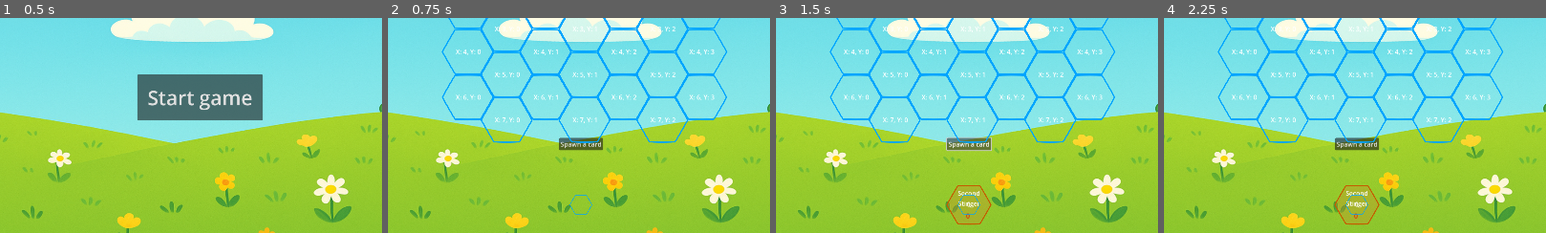
Above: before the commit, frames 1-4 (left to right).
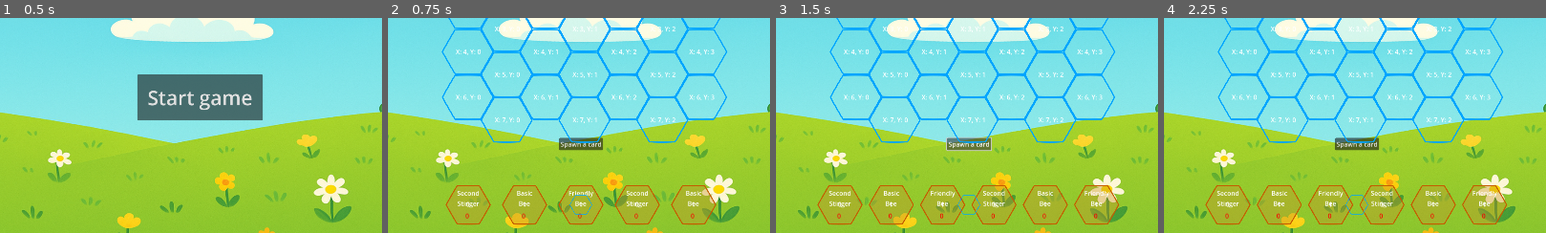
Above: after the commit, the same moments.

Repository: tysia2512/buzzco
Game: Godot game, scene res://scenes/main.tscn
Same seed, same stepped clock (60 frames per second), same inputs: the game is played once before the commit and once after it.
Inputs:
- Up to frame 1 (0.5 s): no input
- Up to frame 2 (0.75 s): click "Start game" at 0.5 s
- Up to frame 3 (1.5 s): click "Spawn a card" at 1.25 s
- Up to frame 4 (2.25 s): click "Launch the assault!" at 2 s
The pictures show only the part of the screen within x 25-75%, y 32-82%; the shares and areas given below are measured in that part.

Frame 1 is identical in both runs. In frame 2, 2.5% of the frame differs, in the area x 15-86%, y 77-97%; in frame 3, 3.6%, in the area x 10-90%, y 77-97%; in frame 4, 3.6%.

Commit message:
Draw cards automatically

Diff:
--- a/scenes/level_play.tscn
+++ b/scenes/level_play.tscn
@@ -115,6 +115,7 @@
 
 [connection signal="launch_assault" from="LaunchAttackButton" to="." method="_on_launch_attack_button_launch_assault"]
 [connection signal="pressed" from="LaunchAttackButton" to="PointCounter" method="_on_launch_attack_button_pressed"]
+[connection signal="card_placed" from="CardMovementManager" to="." method="_on_card_movement_manager_card_placed"]
 [connection signal="perform_player_action" from="CardMovementManager" to="." method="_on_card_movement_manager_perform_player_action"]
 [connection signal="deal_damage_to_player" from="EnemyManager" to="." method="_on_enemy_manager_deal_damage_to_player"]
 [connection signal="enemy_turn_finished" from="EnemyManager" to="." method="_on_enemy_manager_enemy_turn_finished"]
--- a/scripts/card_movement_manager.gd
+++ b/scripts/card_movement_manager.gd
@@ -1,6 +1,7 @@
 class_name CardMovementManager extends Node2D
 
 signal perform_player_action
+signal card_placed
 
 @onready var grid: Grid = $Grid
 @onready var deck_n_hand: DeckNHand = $DeckNHand
@@ -55,6 +56,7 @@
 	dragged_card = null
 	offset = Vector2.ZERO
 	perform_player_action.emit()
+	card_placed.emit()
 
 func drop_card():
 	deck_n_hand.add_card(dragged_card)
--- a/scripts/deck.gd
+++ b/scripts/deck.gd
@@ -25,7 +25,14 @@
 	_deck.shuffle()
 
 func _on_spawn_card_button_pressed() -> void:
+	_deal_card()
+
+func _deal_card():
 	if _deck.size() > 0:
 		var card_scene = _deck.pop_back()
 
 		card_spawn_point.spawn_card(card_scene)
+
+func deal_cards(cnt: int):
+	for i in range(cnt):
+		_deal_card()
--- a/scripts/global/game_state.gd
+++ b/scripts/global/game_state.gd
@@ -20,6 +20,7 @@
 const POLLEN_RECOVERED_ON_ASSAULT: int = 5
 const PLAYER_START_HEALTH: int = 30
 const START_POLLEN: int = 5
+const START_NUMBER_OF_CARDS: int = 5
 
 var turn_stage: TurnStage = TurnStage.PLAYER_MOVE
 var specific_input: SpecificInput
--- a/scripts/level_play.gd
+++ b/scripts/level_play.gd
@@ -7,6 +7,7 @@
 @onready var actions_left_label: Label = $ActionsLeftLabel
 @onready var health_label: Label = $HealthLabel
 @onready var grid: Grid = $CardMovementManager/Grid
+@onready var deck: Deck = $CardMovementManager/DeckNHand/Deck
 
 signal level_cleared
 signal player_moved
@@ -25,7 +26,7 @@
 	GameState.set_up_new_level()
 	enemy_tile_generator.prepare_level(level)
 	grid.set_up_new_level(level, enemy_tile_generator, enemy_manager)
-	# clear hand, prepare deck
+	deck.deal_cards(GameState.START_NUMBER_OF_CARDS)
 
 func _on_cheat_button_pressed() -> void:
 	level_cleared.emit()
@@ -85,3 +86,7 @@
 	health_label.animate_health_loss(dmg)
 	if GameState.player_health == 0:
 		game_over.emit()
+
+
+func _on_card_movement_manager_card_placed() -> void:
+	deck.deal_cards(1)
